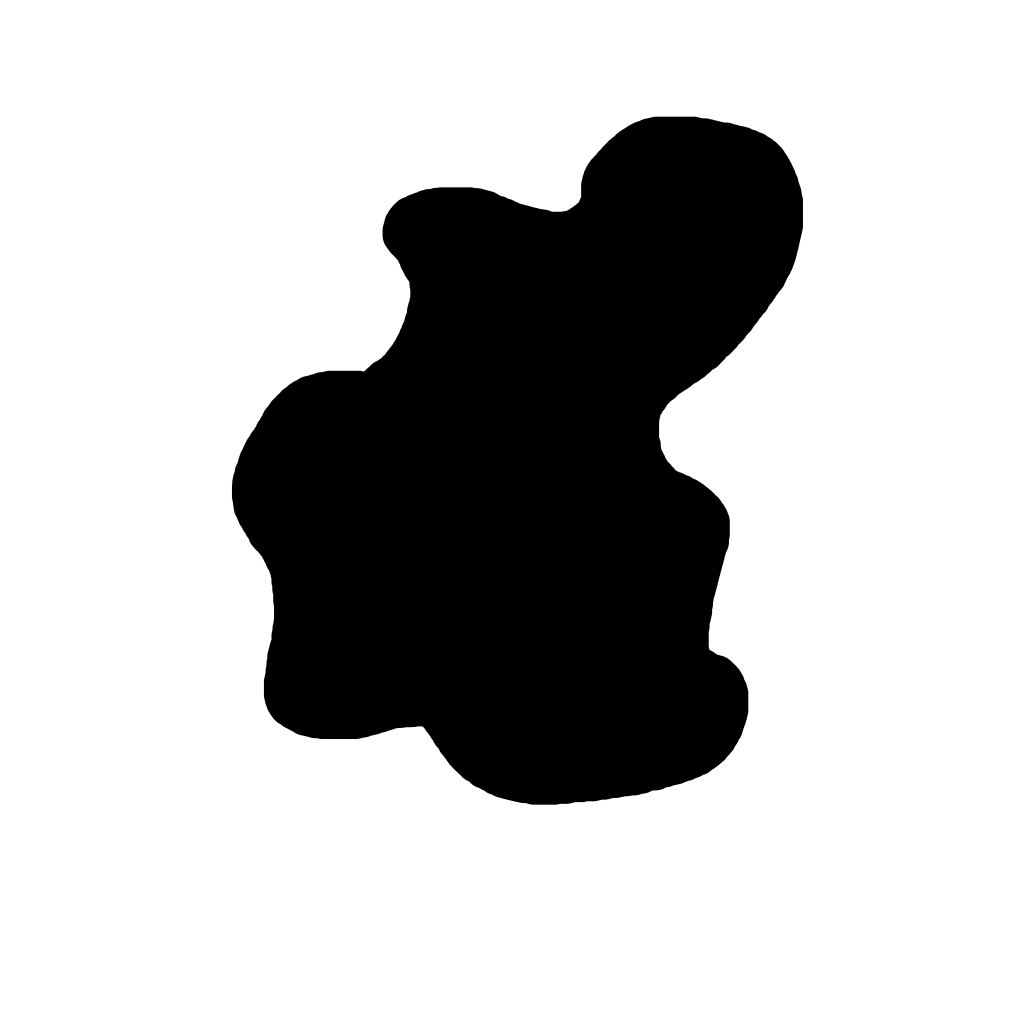
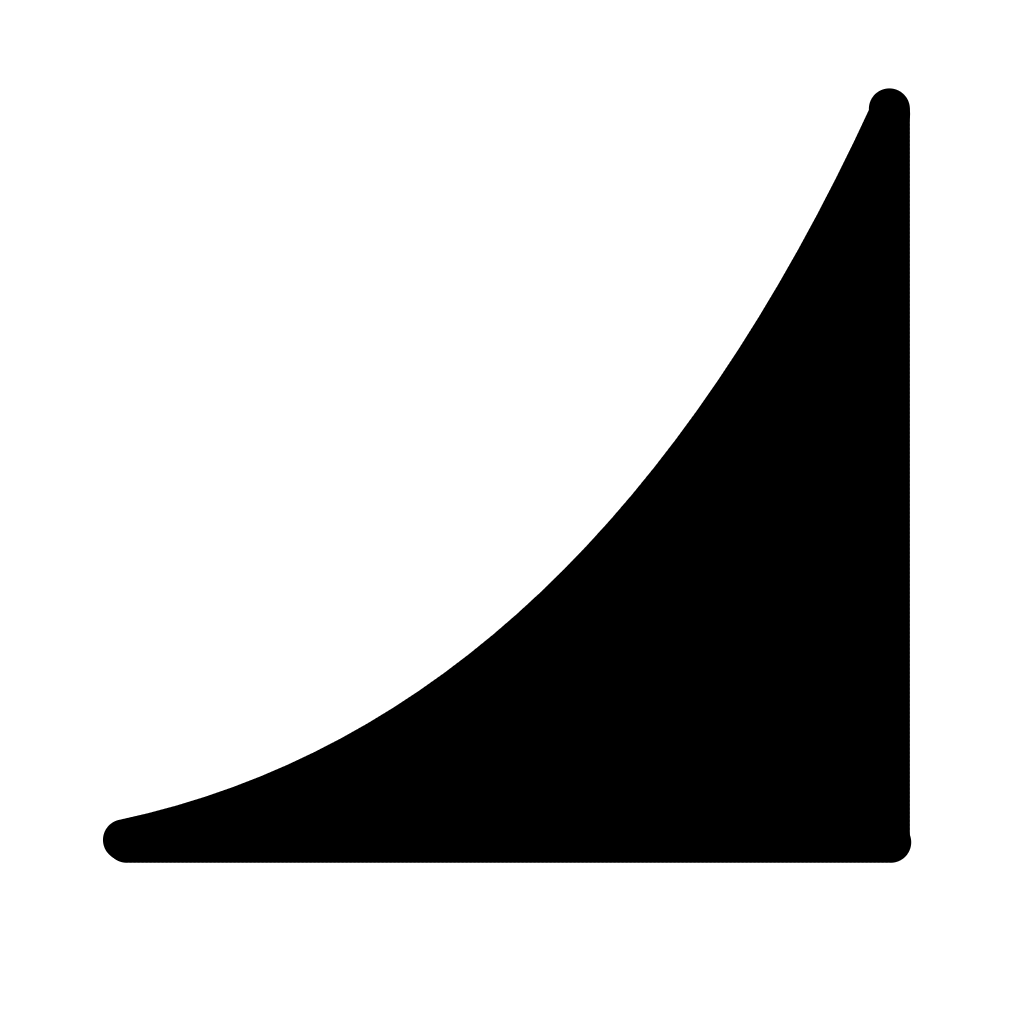
Layered file, before and after one edit (1024 × 1024). Changes by layer:
added layer "Capa de pintura 4" above "Capa de pintura 3" over 103, 88, 912, 863
hid "Capa de pintura 3", painted on it over 192, 116, 832, 832
